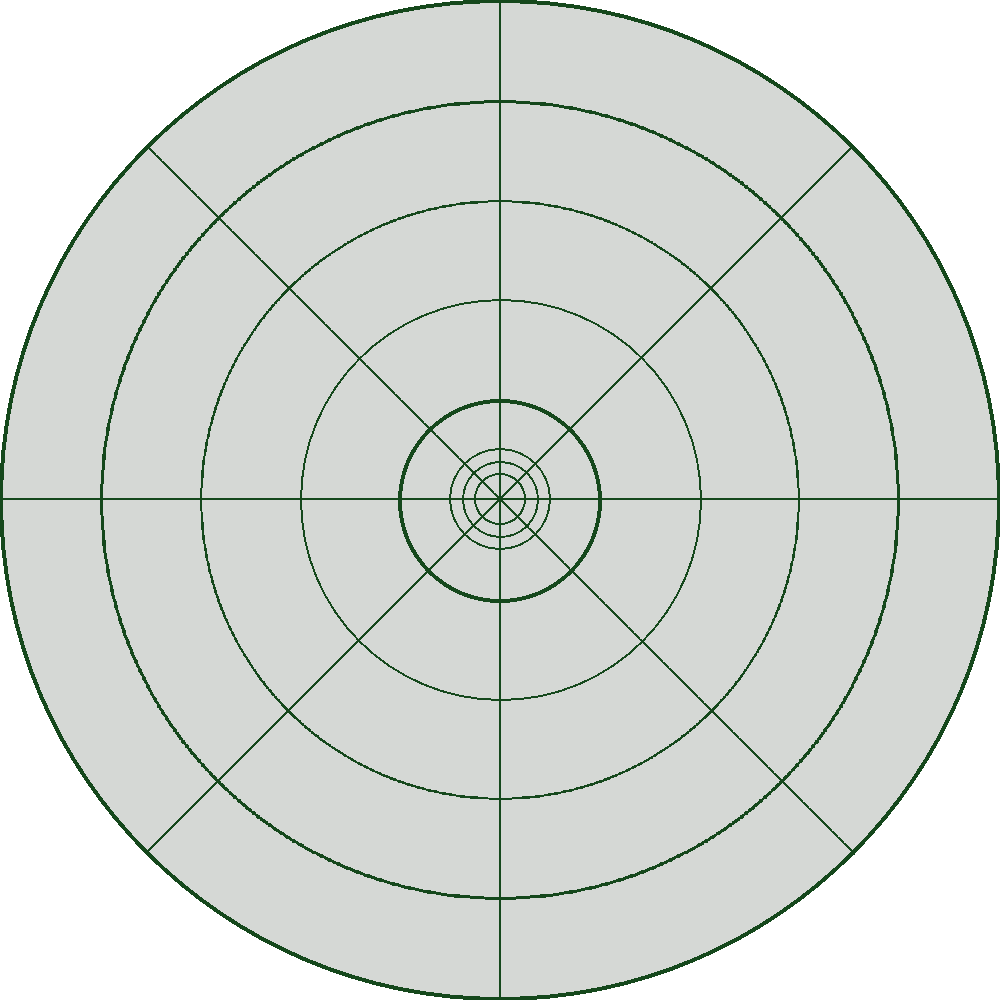
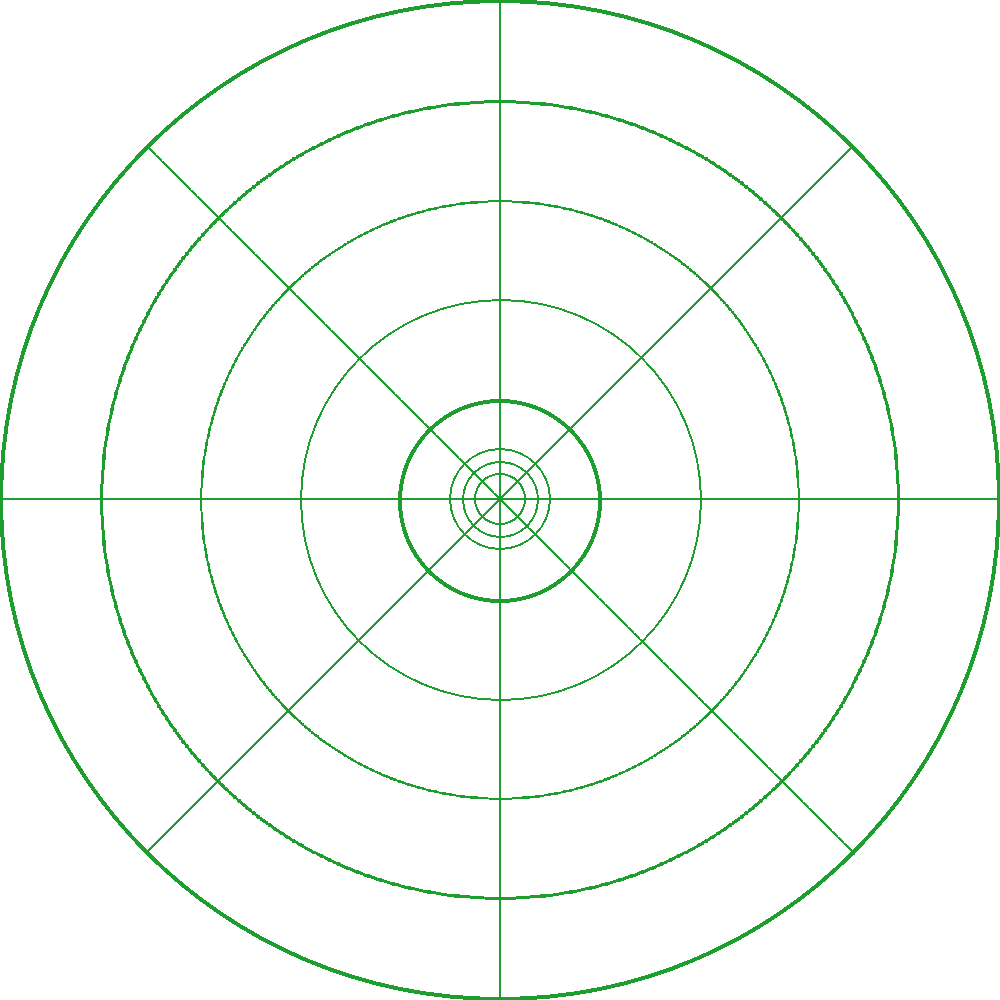
Layer changes from the first 1000×1000 image to the second:
added group "All Lines" with 15 layers above "RadarBackground" over 0, 0, 1000, 1000
added layer "ColourOverlay" in group "All Lines" over 0, 0, 1000, 1000
moved "StraightLines" into group "All Lines" over 0, 0, 1000, 1000
moved "CurvedLines" into group "All Lines" over 0, 0, 1000, 1000
hid "RadarBackground" over 0, 0, 1000, 1000
